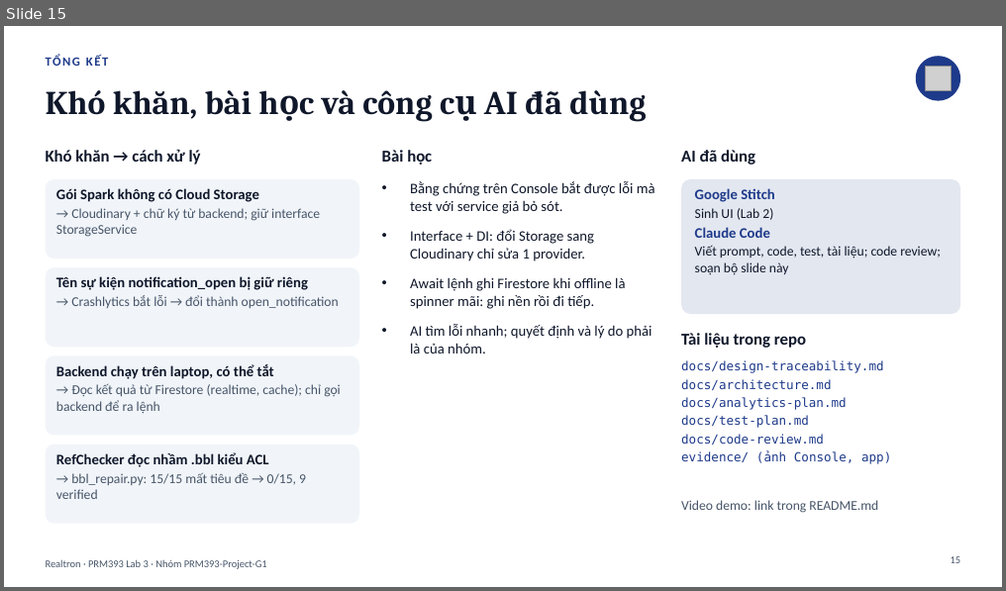
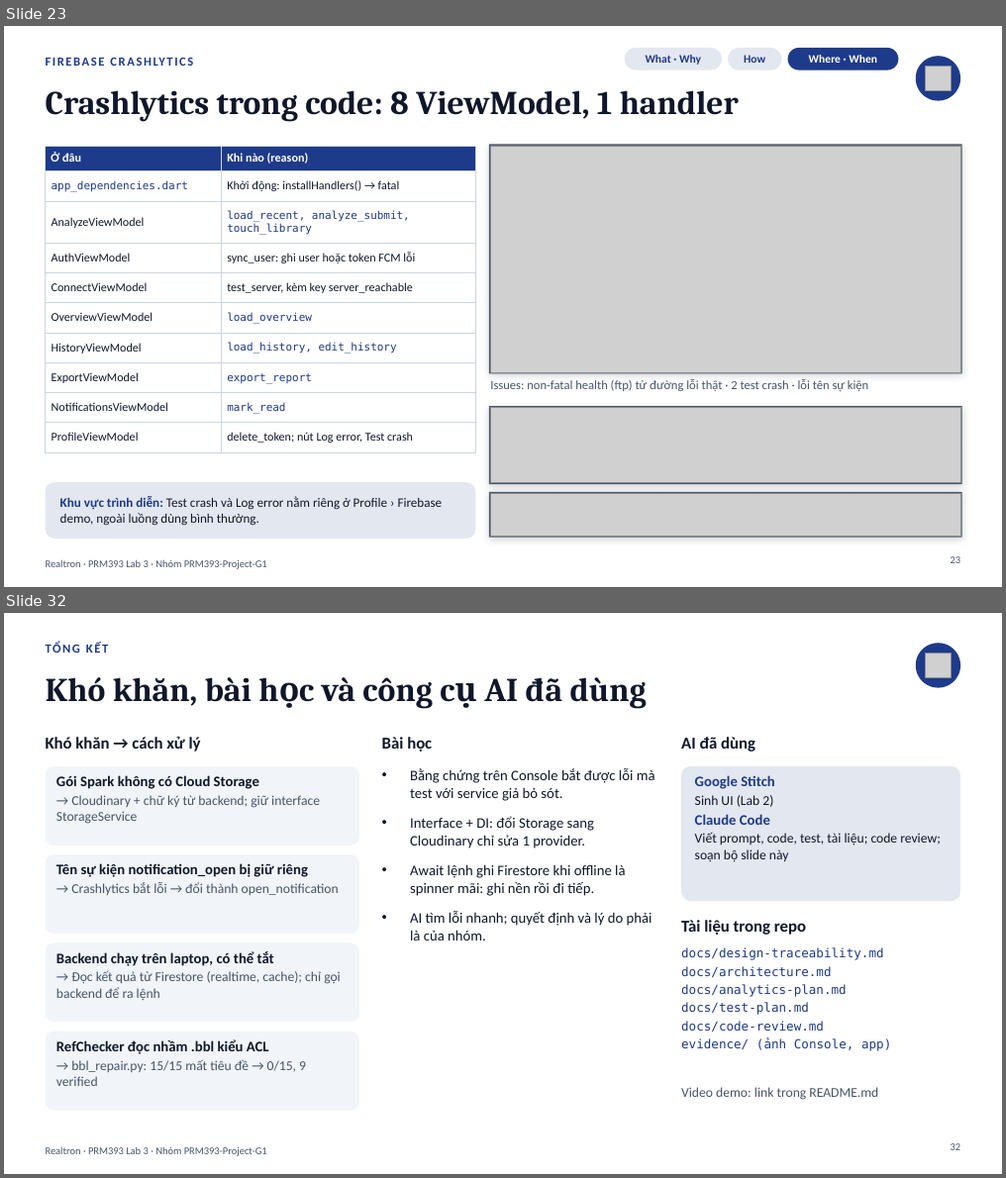
Before and after one commit to PRM393-Project-G1/Lab3, a slide deck: slides/Lab03_G1_slides.pptx. Shown one above the other, each under a label of ours: slide 15 before the commit, slides 23 and 32 after it; the slides between them are not shown. The pictures are 1006x591 and 1006x1178 pixels, drawn with LibreOffice and Linux fonts; fonts in the diff are those of the drawing; grey boxes stand for pictures. Boxes give left, top, right and bottom in pixels: in the first picture for what was removed or moved away, otherwise in the second. Text is boxed around its words. In the diff, an @@ line names an element or a change of style, - is before the commit and + after.

```diff
--- a/slides/Lab03_G1_slides.pptx
+++ b/slides/Lab03_G1_slides.pptx
@@ slide 23 added at (4, 26, 1002, 587), background #FFFFFF; not listed: 1 template element that a slide beside it also shows @@
@@ text added at (46, 50, 832, 73), 12 pt, text #1E3A8A, bold @@
+FIREBASE CRASHLYTICS
@@ rounded rectangle added at (625, 48, 722, 71), fill #1E3A8A at 12% opacity @@
@@ text added at (646, 55, 701, 65), 11 pt, text #1E3A8A, bold @@
+What · Why
@@ rounded rectangle added at (728, 48, 782, 71), fill #1E3A8A at 12% opacity @@
@@ text added at (744, 55, 765, 63), 11 pt, text #1E3A8A, bold @@
+How
@@ rounded rectangle added at (788, 48, 899, 71), fill #1E3A8A @@
@@ text added at (809, 55, 877, 63), 11 pt, text #FFFFFF, bold @@
+Where · When
@@ ellipse added at (916, 56, 960, 101), fill #1E3A8A @@
@@ picture added at (926, 66, 951, 91) @@
@@ title added at (46, 90, 739, 122), 32 pt, text #0F172A, bold @@
+Crashlytics trong code: 8 ViewModel, 1 handler
@@ rectangle added at (489, 144, 962, 374), fill #475569 @@
@@ table added at (46, 146, 475, 447), 10 rows, 2 columns @@
+Ở đâu | Khi nào (reason)
+app_dependencies.dart | Khởi động: installHandlers() → fatal
+AnalyzeViewModel | load_recent, analyze_submit, / touch_library
+AuthViewModel | sync_user: ghi user hoặc token FCM lỗi
+ConnectViewModel | test_server, kèm key server_reachable
+OverviewViewModel | load_overview
+HistoryViewModel | load_history, edit_history
+ExportViewModel | export_report
+NotificationsViewModel | mark_read
+ProfileViewModel | delete_token; nút Log error, Test crash
@@ picture added at (491, 146, 960, 372) @@
@@ text added at (490, 379, 868, 391), 12 pt, text #475569 @@
+Issues: non-fatal health (ftp) từ đường lỗi thật · 2 test crash · lỗi tên sự kiện
@@ rectangle added at (489, 406, 962, 485), fill #475569 @@
@@ picture added at (491, 408, 960, 483) @@
@@ rounded rectangle added at (46, 482, 475, 539), fill #1E3A8A at 12% opacity @@
@@ text added at (60, 496, 443, 526), 12.5 pt, text #0F172A @@
+Khu vực trình diễn: Test crash và Log error nằm riêng ở Profile › Firebase demo, ngoài luồng dùng bình thường.
@@ rectangle added at (489, 492, 962, 537), fill #475569 @@
@@ picture added at (491, 494, 960, 536) @@
@@ page number added at (950, 557, 961, 564), 10 pt, text #475569 @@
+23
@@ what was slide 15 is now slide 32 @@
@@ page number at (950, 1144, 961, 1151): text changed @@
-15
+32
```
Also in this commit, not shown: 7 slides changed, 19 other slides added, 3 slides removed, 7 other files.
